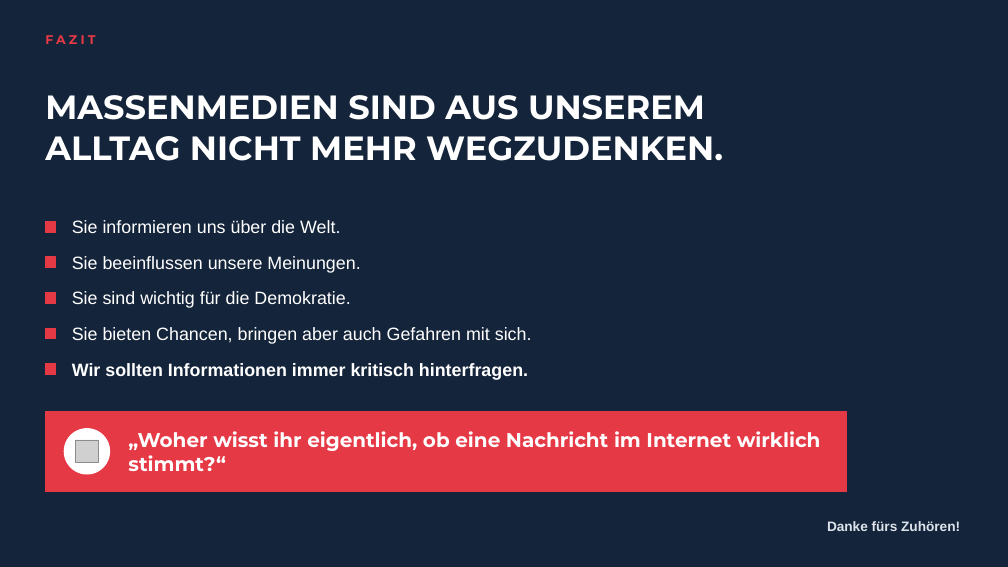
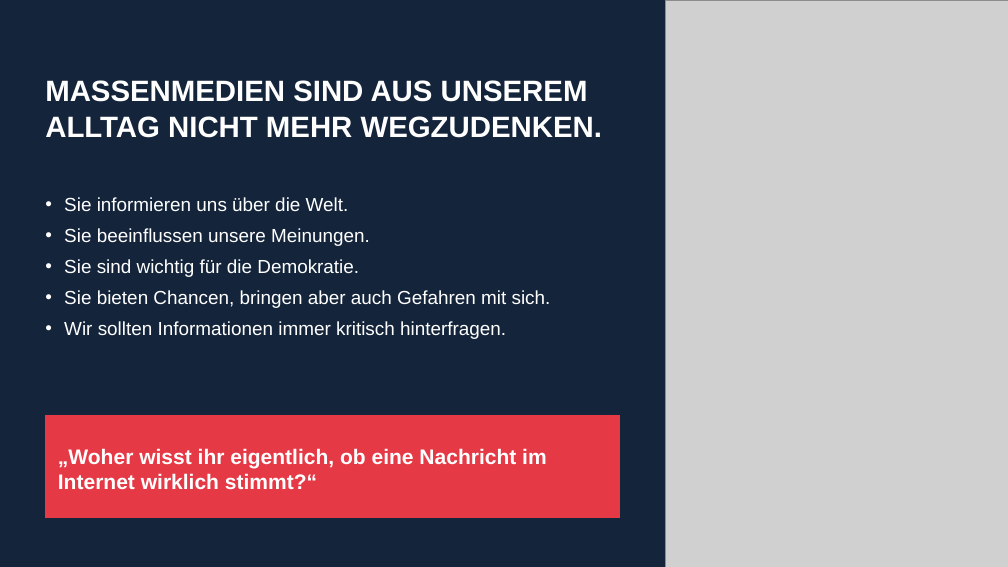
Before and after one commit to kewinngatcheu-cpu/UrbanIQ, a slide deck: slide 11 of Gewi_Massenmedien/Gewi_Praesentation_Massenmedien.pptx. Drawn at 1008x567 pixels with LibreOffice and Linux fonts; fonts in the diff are those of the drawing; grey boxes stand for pictures; background and template pictures are left out. Boxes give left, top, right and bottom in pixels: in the first picture for what was removed or moved away, otherwise in the second. Text is boxed around its words. In the diff, an @@ line names an element or a change of style, - is before the commit and + after.

```diff
--- a/Gewi_Massenmedien/Gewi_Praesentation_Massenmedien.pptx
+++ b/Gewi_Massenmedien/Gewi_Praesentation_Massenmedien.pptx
@@ rectangle removed at (0,0,1008,567) @@
@@ picture added at (665,0,1008,567) @@
@@ text "MASSENMEDIEN SIND AUS UNSEREM ALLTAG ...": place and size @@
-text "MASSENMEDIEN SIND AUS UNSEREM ALLTAG ..." at (45,95,723,161)
+text "MASSENMEDIEN SIND AUS UNSEREM ALLTAG ..." at (45,80,602,138)
@@ text "MASSENMEDIEN SIND AUS UNSEREM ALLTAG ..." at (45,80,602,138): size 32 to 28 pt, font Montserrat to Arial @@
@@ text removed at (45,35,95,44) @@
-FAZIT
@@ text added at (64,197,551,339), 18 pt, text #FFFFFF @@
+• Sie informieren uns über die Welt.
+• Sie beeinflussen unsere Meinungen.
+• Sie sind wichtig für die Demokratie.
+• Sie bieten Chancen, bringen aber auch Gefahren mit sich.
+• Wir sollten Informationen immer kritisch hinterfragen.
@@ rectangle removed at (45,222,56,232) @@
@@ text removed at (72,220,340,233) @@
-Sie informieren uns über die Welt.
@@ rectangle removed at (45,257,56,268) @@
@@ text removed at (72,256,360,273) @@
-Sie beeinflussen unsere Meinungen.
@@ rectangle removed at (45,293,56,303) @@
@@ text removed at (72,291,350,308) @@
-Sie sind wichtig für die Demokratie.
@@ rectangle removed at (45,328,56,339) @@
@@ text removed at (72,327,532,344) @@
-Sie bieten Chancen, bringen aber auch Gefahren mit sich.
@@ rectangle removed at (45,364,56,374) @@
@@ text removed at (72,363,528,380) @@
-Wir sollten Informationen immer kritisch hinterfragen.
@@ rectangle "„Woher wisst ihr eigentlich, ob ...": place and size @@
-rectangle "„Woher wisst ihr eigentlich, ob ..." at (128,431,821,471)
+rectangle "„Woher wisst ihr eigentlich, ob ..." at (45,416,620,518)
@@ rectangle "„Woher wisst ihr eigentlich, ob ..." at (45,416,620,518): size 19 to 20 pt, font Montserrat to Arial; fill none to #E63946; outline none to #E63946 0.75 pt @@
@@ rectangle removed at (45,412,847,492) @@
@@ ellipse removed at (64,429,110,474) @@
@@ picture removed at (76,440,98,463) @@
@@ text removed at (827,521,960,531) @@
-Danke fürs Zuhören!
```
Also in this commit, not shown: 11 other slides changed, 1 other file.
